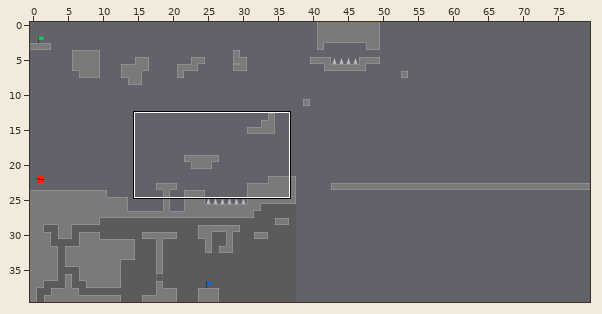
One commit to this Tiled map: assets/levels/lv1/map.tmx. Above, an overview of the earlier version with the close-up marked.
Close-up. Earlier state:
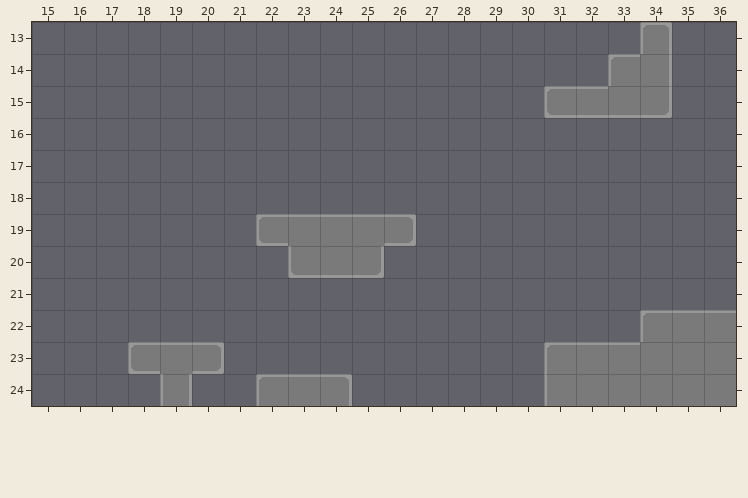
Cells are 40x40 px. Shown: x 15..36, y 13..24. The commit also changed other parts of the map, which this record leaves out.
The result:
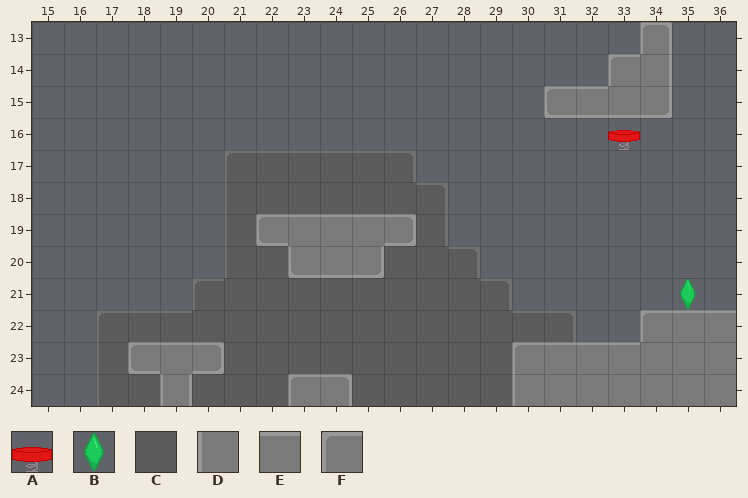
Key: from "Editor-Only Objects": A 3, B 5; from "Rock": C 11, D 14, E 15, F 17.
_ is an empty cell.
Objects are placed by their top-left corner, in cells (3,4 is the top-left corner of cell 3,4); size is 1x1 cell unless given.
See-through tiles are keyed as they look on the map.
From old to new:
Layer "Background":
There is now tile C in row 23 at x 30; in row 24 at x 22 to 23.
Layer "Tiles":
The edit turns tile D into tile C in row 24 at x 31.
There is now tile D in row 24 at x 30.
The edit turns tile F into tile E in row 23 at x 31.
The edit turns tile E into tile F in row 24 at x 23.
There is now tile F in row 23 at x 30.
The author cleared tile F in row 24 at x 22.
Layer "Objects":
A new object: A "Spring" at 33,16.
A new object: B "Checkpoint" at 35,21.
Boxes around the changes in both close-ups, in picture pixels (x1, y1, x2, y2):
added: (608, 130, 640, 150)
added: (680, 279, 696, 309)
changed: (512, 342, 550, 406)
changed: (256, 374, 294, 406)
